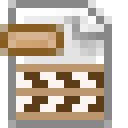
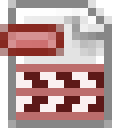
Layer changes from the first 128 × 128 image to the second:
pixels changed over [0,24,104,120] (layer not identified)
